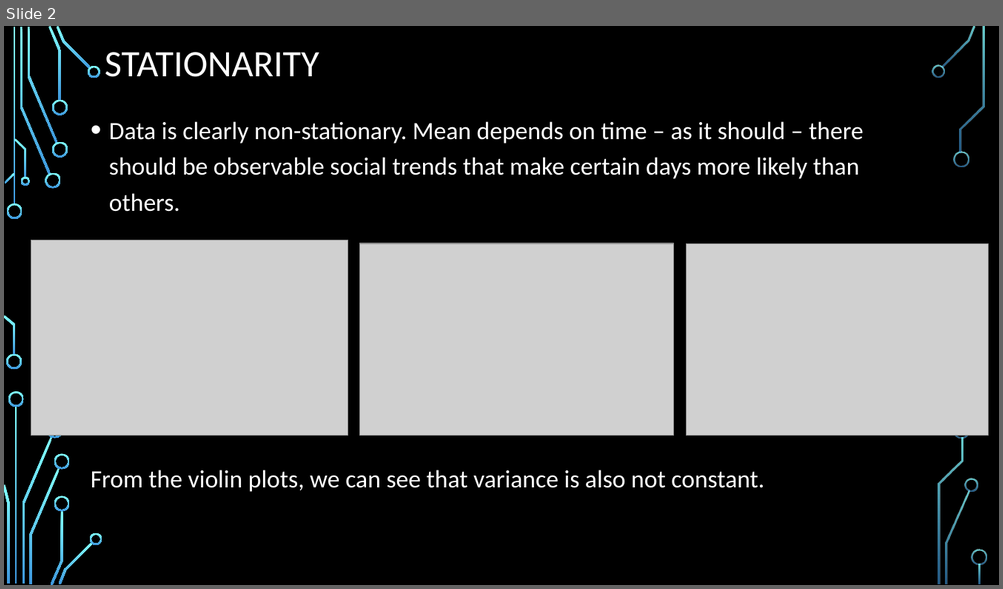
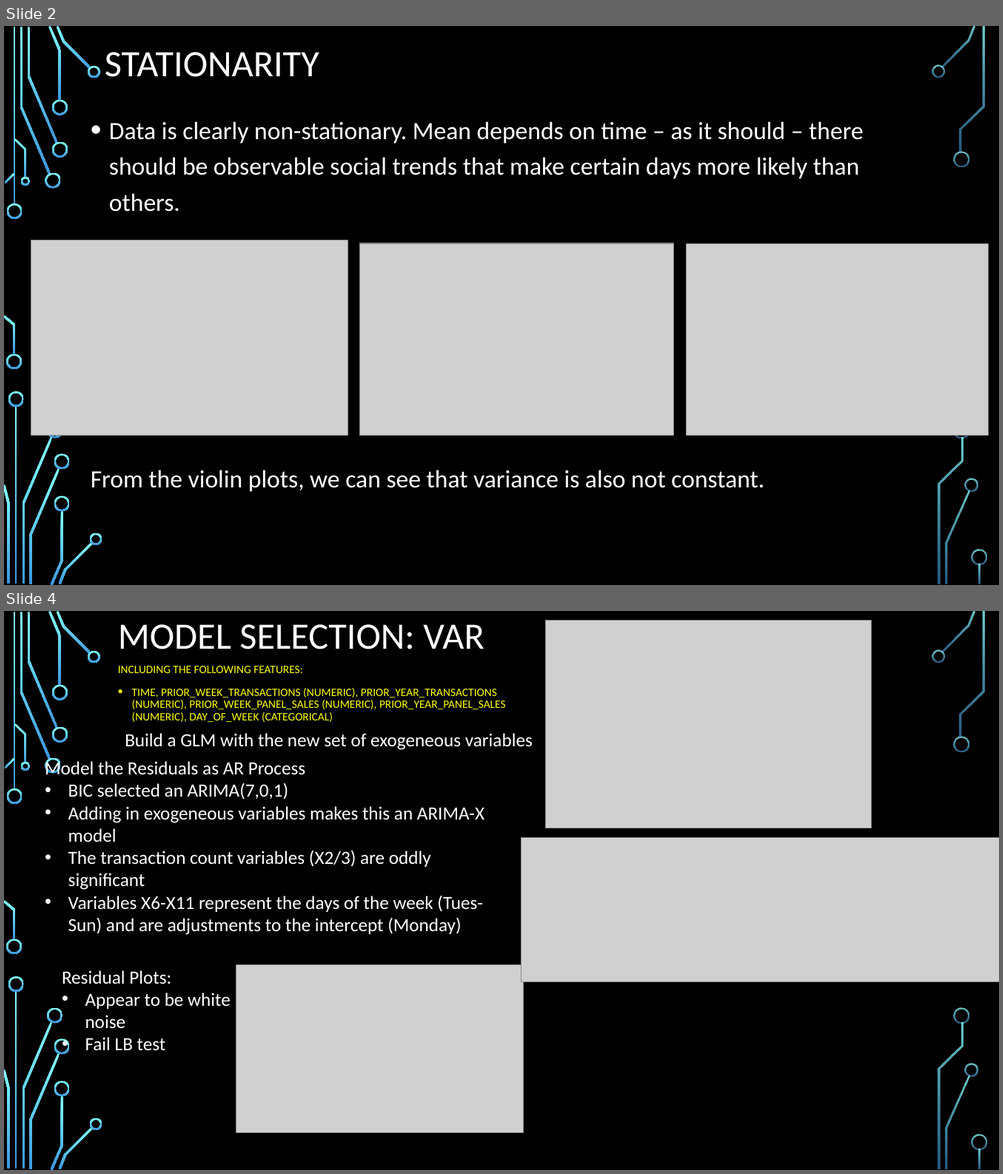
Before and after one commit to fastest-parrot/Sean.kennedy.ny-gmail.com, a slide deck: Time Series Analysis Sean Kennedy.pptx. Shown one above the other, each under a label of ours: slide 2 before the commit, slides 2 and 4 after it; the slides between them are not shown. The pictures are 1003x589 and 1003x1174 pixels, drawn with LibreOffice and Linux fonts; fonts in the diff are those of the drawing; grey boxes stand for pictures; background and template pictures are left out. Boxes give left, top, right and bottom in pixels: in the first picture for what was removed or moved away, otherwise in the second. Text is boxed around its words. In the diff, an @@ line names an element or a change of style, - is before the commit and + after.

Commit message:
test

```diff
--- a/Time Series Analysis Sean Kennedy.pptx
+++ b/Time Series Analysis Sean Kennedy.pptx
@@ slide 4 added at (x1=4, y1=611, x2=999, y2=1170), background picture (left out); not listed: 36 template elements that a slide beside it also shows @@
@@ title added at (x1=118, y1=624, x2=484, y2=649), 36 pt, text #FFFFFF @@
+MODEL SELECTION: VAR
@@ picture added at (x1=546, y1=620, x2=872, y2=828) @@
@@ text added at (x1=118, y1=666, x2=506, y2=722), 11 pt, text #FFFF00 @@
+INCLUDING THE FOLLOWING FEATURES:
+• TIME, PRIOR_WEEK_TRANSACTIONS (NUMERIC), PRIOR_YEAR_TRANSACTIONS (NUMERIC), PRIOR_WEEK_PANEL_SALES (NUMERIC), PRIOR_YEAR_PANEL_SALES (NUMERIC), DAY_OF_WEEK (CATEGORICAL)
@@ text added at (x1=125, y1=733, x2=532, y2=750), 18 pt, text #FFFFFF @@
+Build a GLM with the new set of exogeneous variables
@@ text added at (x1=45, y1=760, x2=484, y2=935), 18 pt, text #FFFFFF @@
+Model the Residuals as AR Process
+• BIC selected an ARIMA(7,0,1)
+• Adding in exogeneous variables makes this an ARIMA-X model
+• The transaction count variables (X2/3) are oddly significant
+• Variables X6-X11 represent the days of the week (Tues-Sun) and are adjustments to the intercept (Monday)
@@ picture added at (x1=521, y1=838, x2=999, y2=982) @@
@@ picture added at (x1=236, y1=965, x2=523, y2=1133) @@
@@ text added at (x1=62, y1=971, x2=230, y2=1051), 18 pt, text #FFFFFF @@
+Residual Plots:
+• Appear to be white noise
+• Fail LB test
```
Also in this commit, not shown: 1 slide changed, 2 other slides added, 1 slide removed, 2 other files.
